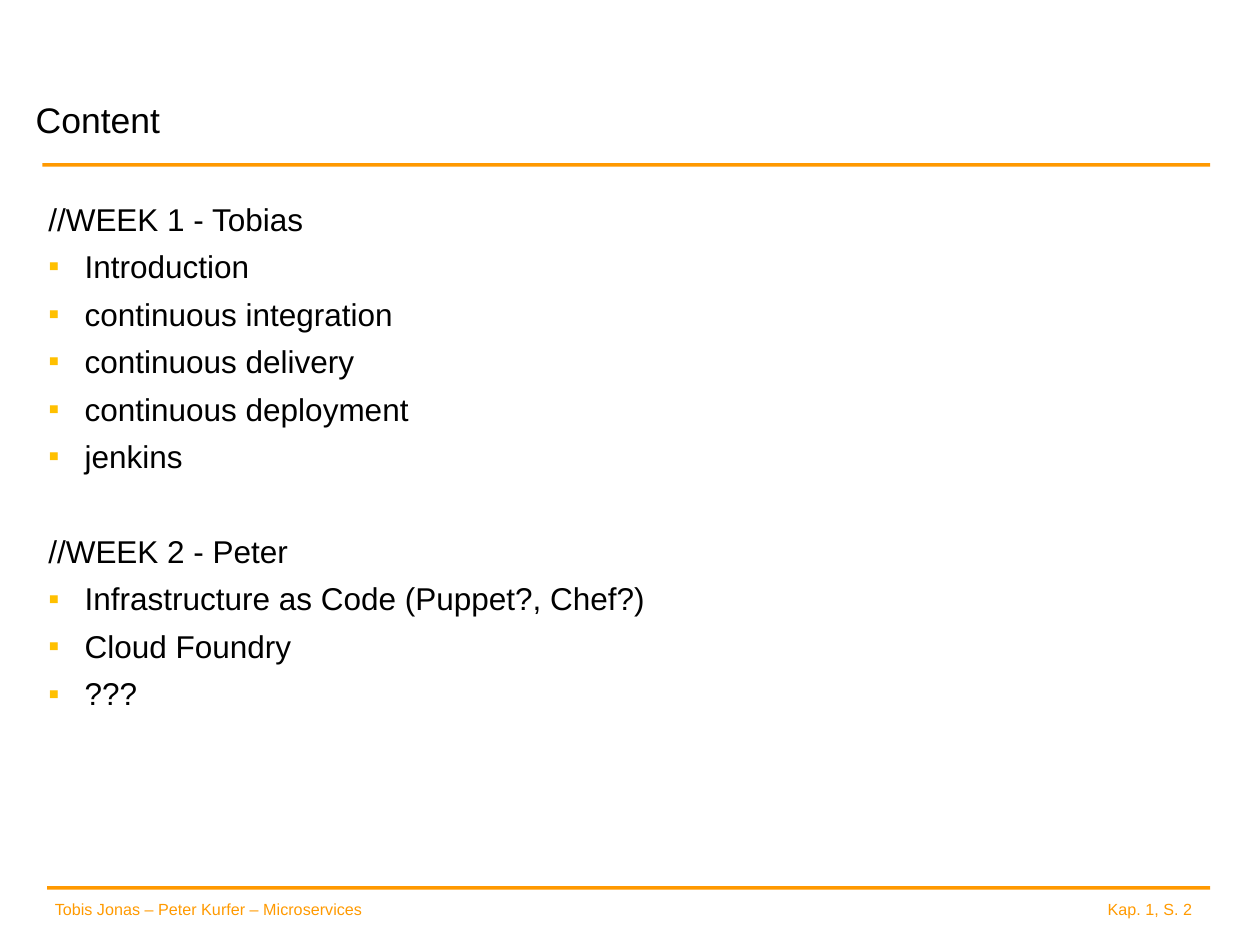
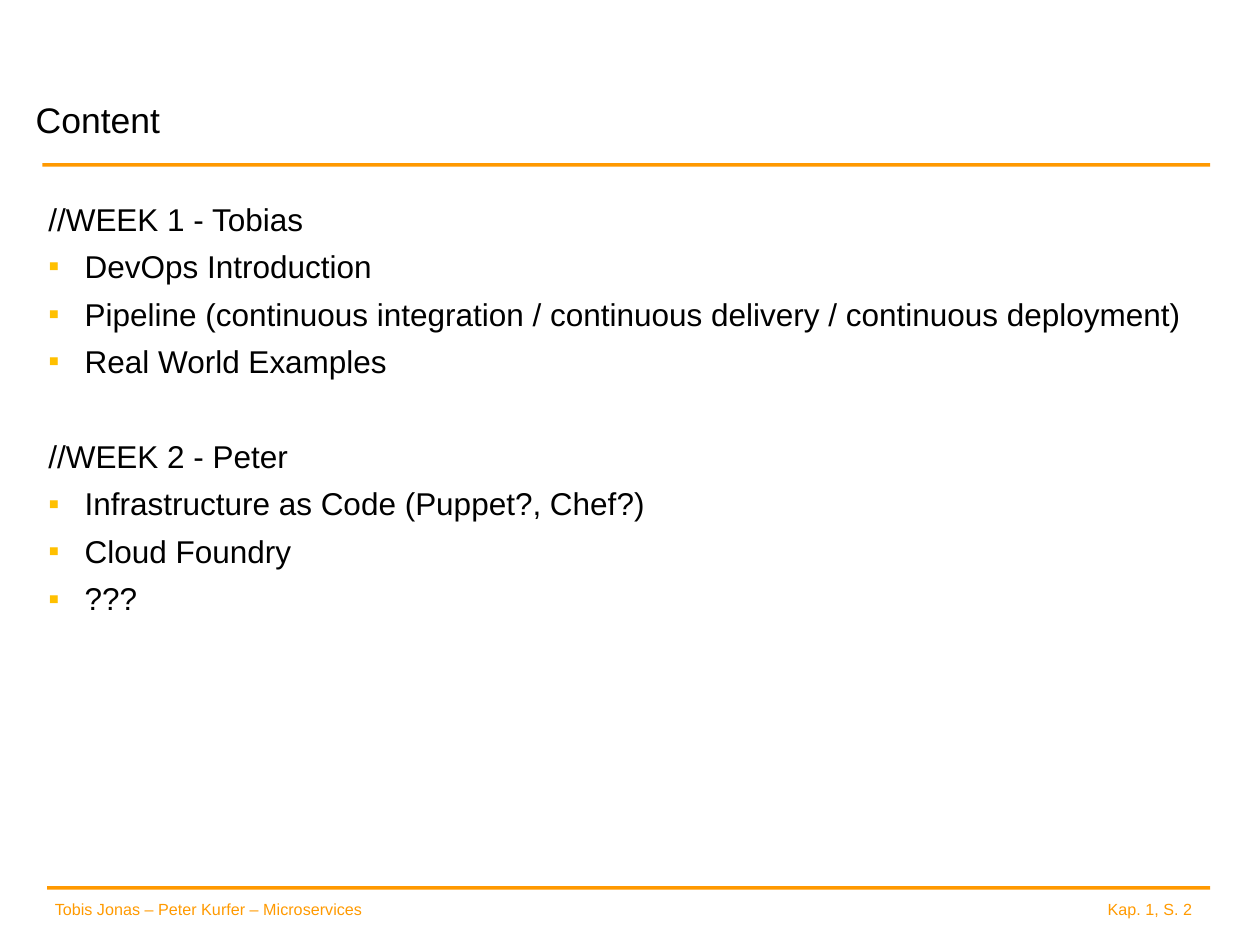
Before and after one commit to spoeck/Lectures, a slide deck: slide 2 of 03-DevOps/DevOps.pptx. Drawn at 1260x945 pixels with LibreOffice and Linux fonts; fonts in the diff are those of the drawing; background and template pictures are left out. Boxes give left, top, right and bottom in pixels: in the first picture for what was removed or moved away, otherwise in the second. Text is boxed around its words. In the diff, an @@ line names an element or a change of style, - is before the commit and + after.

```diff
--- a/03-DevOps/DevOps.pptx
+++ b/03-DevOps/DevOps.pptx
@@ text at box(85, 255, 1180, 379): text changed @@
-▪ Introduction
-▪ continuous integration
-▪ continuous delivery
-▪ continuous deployment
-▪ jenkins
+▪ DevOps Introduction
+▪ Pipeline (continuous integration / continuous delivery / continuous deployment)
+▪ Real World Examples
```
Also in this commit, not shown: 12 slides added.
